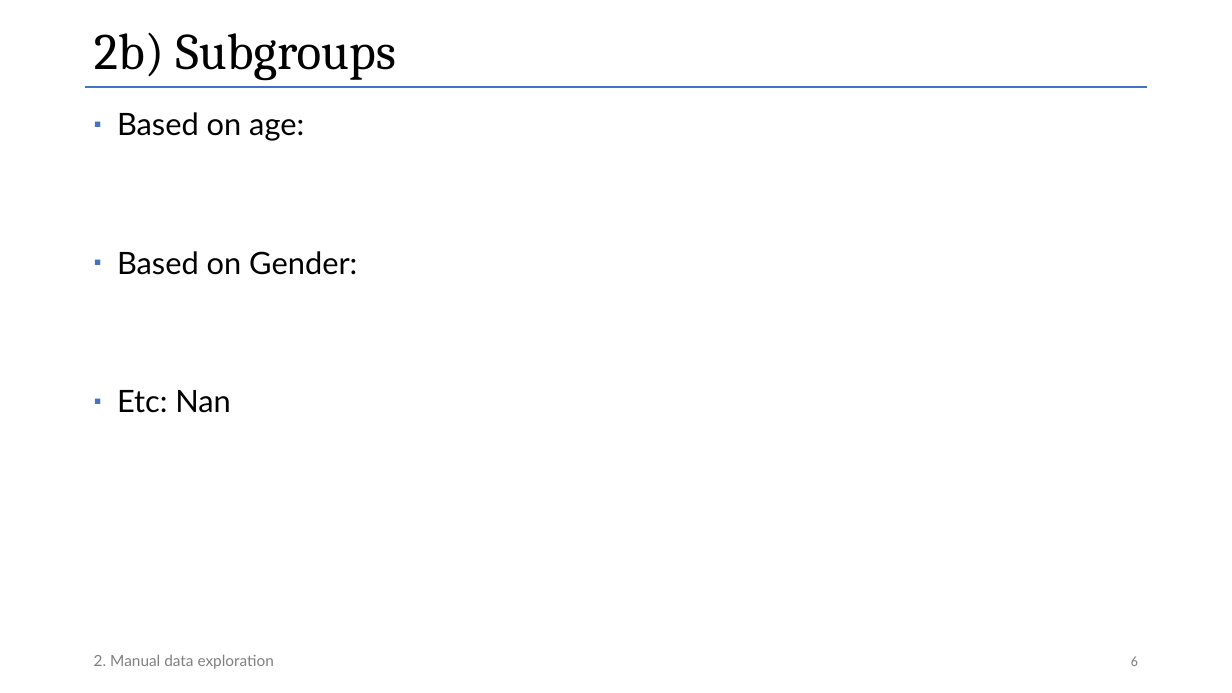
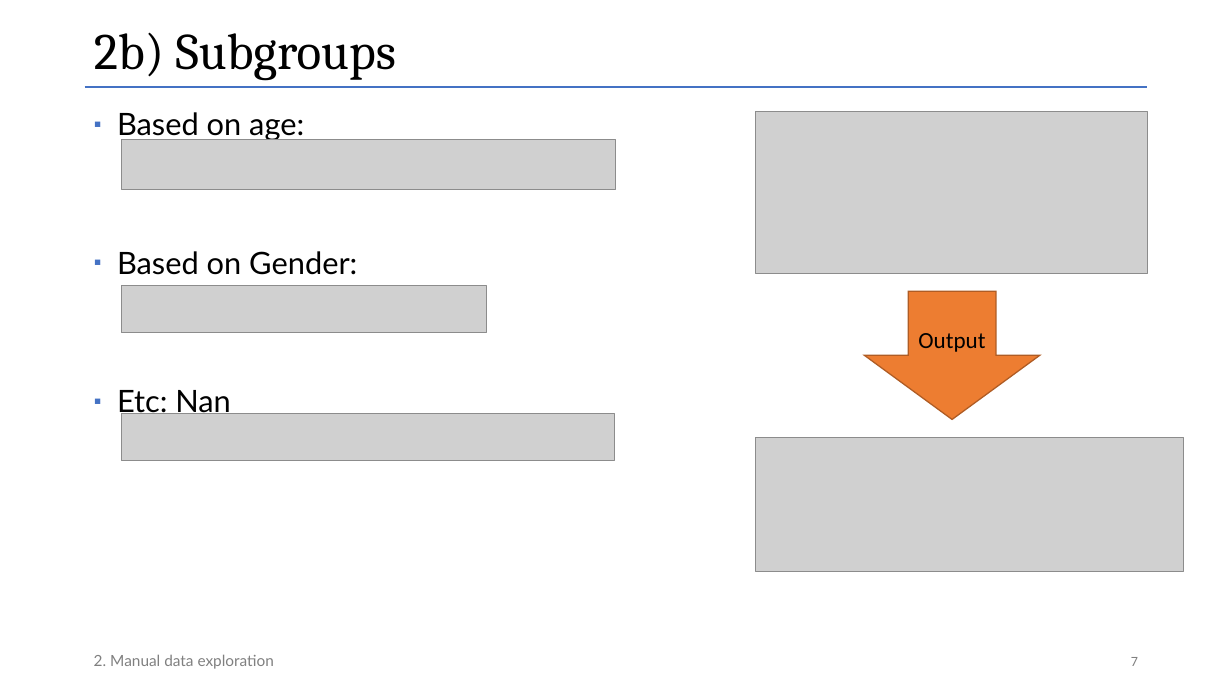
Before and after one commit to Data-Challenge-Team-8/data_challenge_team_8, a slide deck: slide 7 of presentation_task1/presentation_1_data_challenges_v02.pptx (slide 6 before the commit). Drawn at 1232x693 pixels with LibreOffice and Linux fonts; fonts in the diff are those of the drawing; grey boxes stand for pictures. Boxes give left, top, right and bottom in pixels: in the first picture for what was removed or moved away, otherwise in the second. Text is boxed around its words. In the diff, an @@ line names an element or a change of style, - is before the commit and + after.

```diff
--- a/presentation_task1/presentation_1_data_challenges_v02.pptx
+++ b/presentation_task1/presentation_1_data_challenges_v02.pptx
@@ picture added at <box>756,112,1148,274</box> @@
@@ picture added at <box>121,139,616,189</box> @@
@@ picture added at <box>121,286,486,333</box> @@
@@ down arrow added at <box>864,291,1040,420</box>, fill #ED7D31, outline #AF5C24 1 pt, 18 pt, text #000000 @@
+Output
@@ picture added at <box>121,414,614,461</box> @@
@@ picture added at <box>756,437,1185,571</box> @@
@@ page number at <box>1131,657,1138,666</box>: text changed @@
-6
+7
```
Also in this commit, not shown: 2 other slides changed, 1 slide added, 2 other files.
